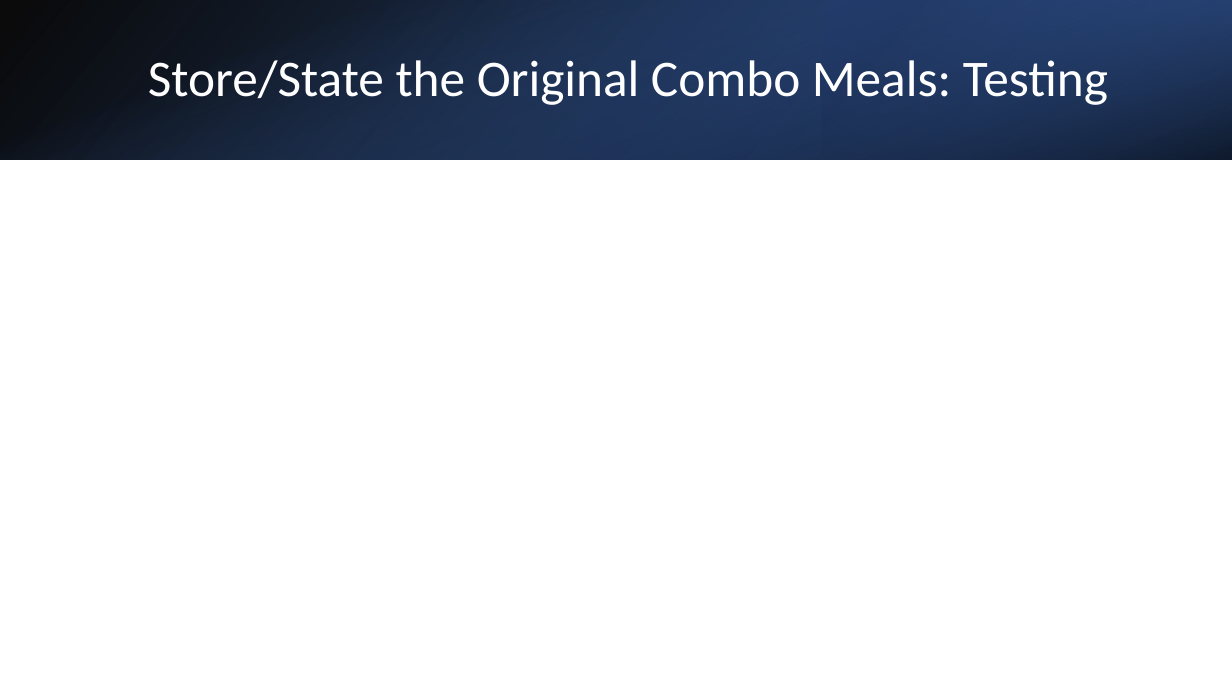
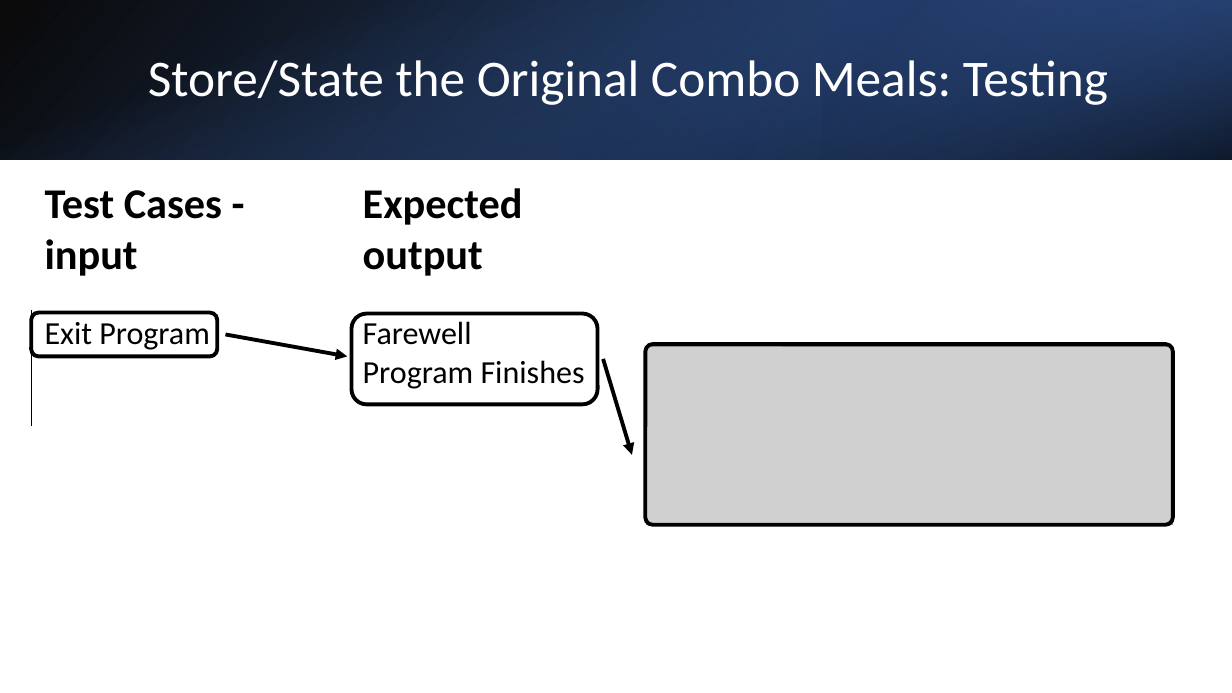
Before and after one commit to PIETERSEelmeEP/Assessment, a slide deck: slide 27 of 2.7 and 2.8 Documentation Template 1.pptx. Drawn at 1232x693 pixels with LibreOffice and Linux fonts; fonts in the diff are those of the drawing; grey boxes stand for pictures. Boxes give left, top, right and bottom in pixels: in the first picture for what was removed or moved away, otherwise in the second. Text is boxed around its words. In the diff, an @@ line names an element or a change of style, - is before the commit and + after.

```diff
--- a/2.7 and 2.8 Documentation Template 1.pptx
+++ b/2.7 and 2.8 Documentation Template 1.pptx
@@ table added at box(31, 168, 664, 426), 2 rows, 2 columns @@
+Test Cases - input | Expected output
+Exit Program | Farewell / Program Finishes
@@ rounded rectangle added at box(31, 312, 217, 356), outline #000000 3 pt @@
@@ rounded rectangle added at box(351, 313, 597, 404), outline #000000 3 pt @@
@@ arrow added from (226, 335) to (348, 357), #000000 3 pt @@
@@ rounded rectangle added at box(645, 344, 1173, 525), outline #000000 3 pt @@
@@ picture added at box(646, 347, 1173, 525) @@
@@ arrow added from (604, 360) to (632, 455), #000000 3 pt @@
```
Also in this commit, not shown: 7 other slides changed, 3 slides added, 7 slides removed.
